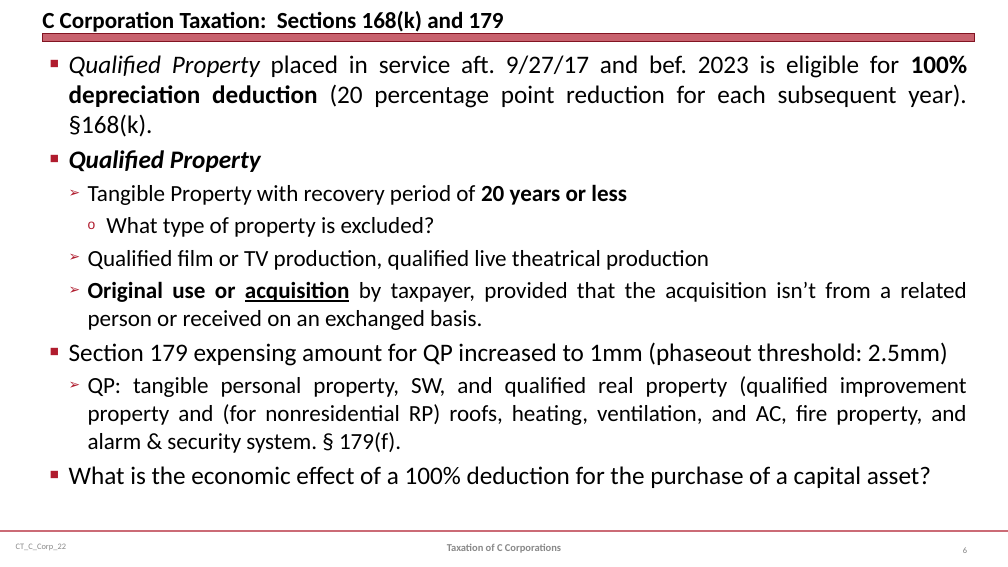
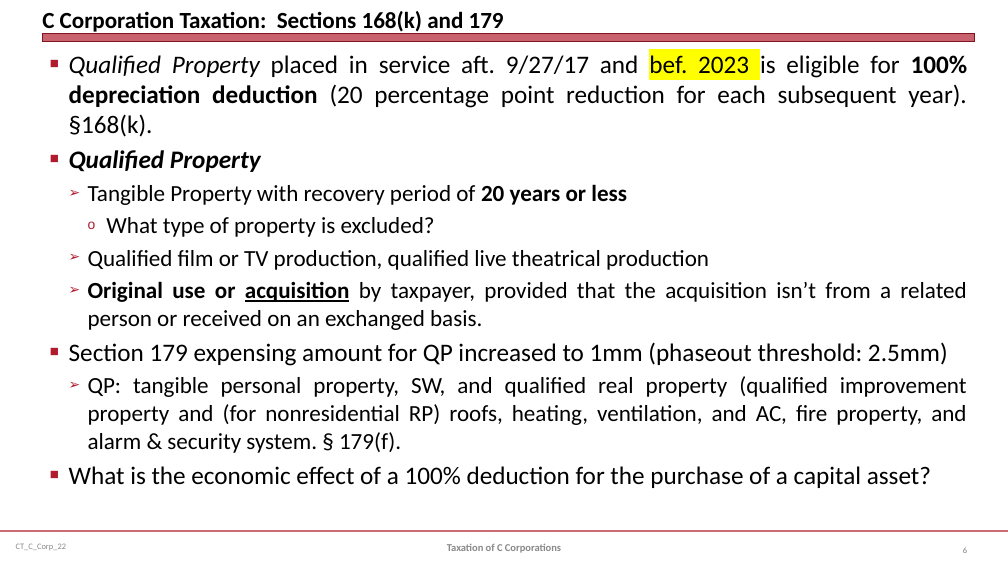
Before and after one commit to jmc877/Corporate-Tax, a slide deck: slide 6 of slides/CT_C_Corp_22.pptx. Drawn at 1008x567 pixels with LibreOffice and Linux fonts; fonts in the diff are those of the drawing. Boxes give left, top, right and bottom in pixels: in the first picture for what was removed or moved away, otherwise in the second. Text is boxed around its words. In the diff, an @@ line names an element or a change of style, - is before the commit and + after.

```diff
--- a/slides/CT_C_Corp_22.pptx
+++ b/slides/CT_C_Corp_22.pptx
@@ text at (69,55,968,137): highlight none to #FFFF00 in "bef. 2023" @@
```
Also in this commit, not shown: 6 other slides changed, 5 other files.
